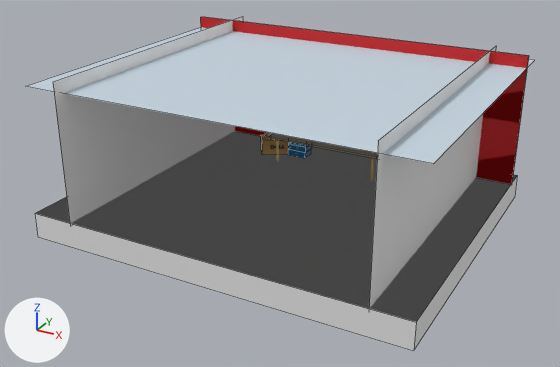
The Blender file Assets/Scenes/blender/game_scene.blend as it was, and as the next commit left it.
Before and after are seen from a 50 mm camera at (30.3, -65.2, 26.4) aimed at (-0.5, -9.2, -1.6). Every picture has the same lights, and +X, +Y and +Z are marked at lower left. Mesh edges are drawn as thin lines on the coarser meshes.

Before the edit, the objects in view are built like this:
```python
mat_orb_red = principled_material('orb_red')
mat_orb_red.base_color = (0.593, 0.0077, 0.0124)  # red #ca151d
me_floor_data = bpy.data.meshes.new('floor_data')
me_floor_data.from_pydata([(-17.7, -22.1, -3.1), (17.0, -22.1, -3.1), (-17.7, 6.6, -3.1), (17.0, 6.6, -3.1)], [], [(0, 1, 3, 2)])
me_floor_data.materials.append(mat_floor_mat)  # its picture is missing
me_wall = bpy.data.meshes.new('wall')
me_wall.from_pydata([(11.9, 3.9, 9.2), (-12.4, 3.9, 9.2), (11.9, 3.9, -3.2), (-12.4, 3.9, -3.2)], [], [(0, 1, 3, 2)])
me_wall.materials.append(mat_orb_red)  # red #ca151d
me_wall_001 = bpy.data.meshes.new('wall.001')
me_wall_001.from_pydata(...)  # a box spanning x -12.4..11.9, y 3.9..4.2, z -3.2..9.2
me_wall_001.materials.append(mat_orb_red)  # red #ca151d
ob_c_wall = bpy.data.objects.new('c_wall', me_wall_001)
ob_c_wall.location = (0.0, 0.37, 0.0)
ob_c_wall.scale = (1.43, 1.0, 1.0)
ob_floor = bpy.data.objects.new('floor', me_floor_data)
ob_floor.location = (0.0, 0.0, 0.0)
ob_wall = bpy.data.objects.new('wall', me_wall)
ob_wall.location = (0.0, 0.37, 0.0)
ob_wall.scale = (1.43, 1.0, 1.0)
# also in view: 'c_floor' at (-0.4, -7.8, -4.2); 'c_table' at (0.0, 0.8, -0.4); 'Plane' at (-13.6, -7.9, 3.0); 'box_orb' at (-6.6, 1.0, -2.3); 'Plane.001' at (13.6, -7.9, 3.0)
```
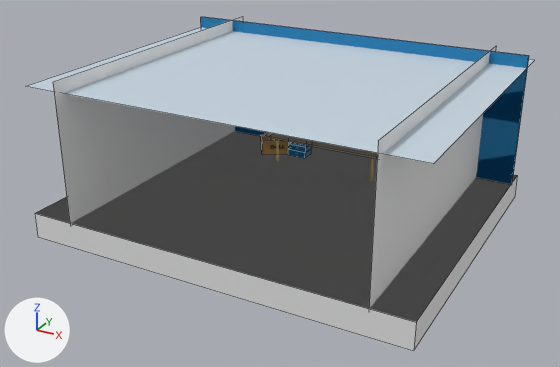
Location of each change, [x1, y1, x2, y2] in pixels of the pictures (560 x 367 px):
'wall', recoloured (red to blue)
    both: [235, 57, 528, 184]
'c_wall', recoloured (red to blue)
    both: [200, 17, 529, 182]

What changed in the scene script:
```text
Change mat_orb_red:
    mat_orb_red.base_color: (0.593, 0.0077, 0.0124) -> (0.00605, 0.209, 0.468)  # red #ca151d -> blue #127eb6
```
